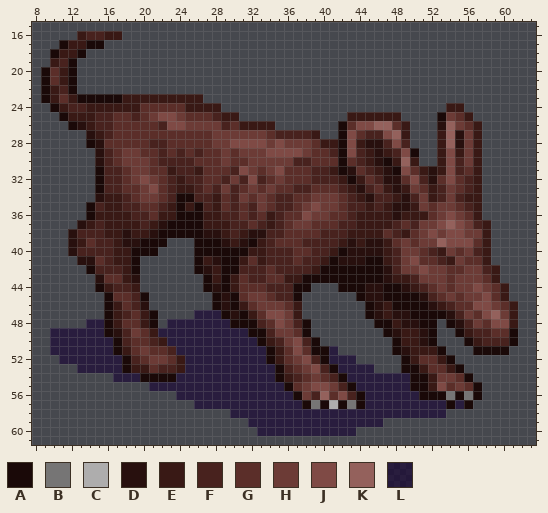
Two states of a sprite sheet, images/units/seth-beast2.png. That is the earlier state.
The file is 72x72 pixels. Colours within 5 levels of each other are drawn and written as one. Shown: x 8..63, y 15..61.
Palette (. is transparent): A #1a0908  B #767575  C #aeadad  D #28100e  E #391915  F #48221e  G #5b2e29  H #6c3b36  J #7f4a45  K #94615c  L #16003499
After:
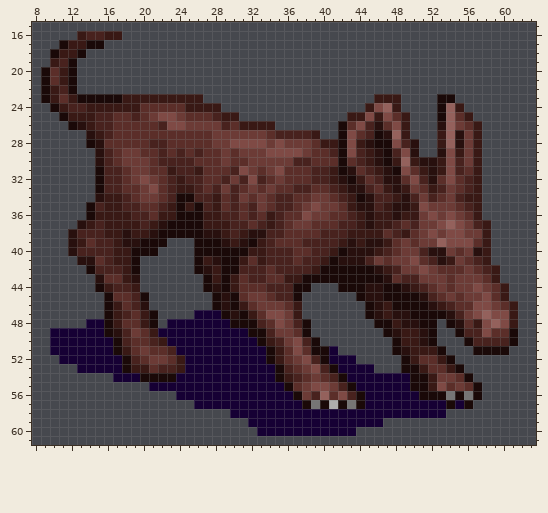
Commit message: minor revisions to DP-Lower_Levels-Seth scenario
Difference:
colour L: #16003499 -> #160034
Changed rows in their new state; - is a pixel that keeps its letter.
first column x 41:
23 -----EEE----AA---
24 ----EJKE----AK---
25 ----J-JGE----K---
26 ----FDGJ---------
27 -----AD----------
28 -----AA--D-------
29 ------A--D--D----
30 ----------DD-----
32 ED---------------
33 FED--------------
34 GFEA-------FG----
35 --EDD-----JH-----
36 ----D-----HJ-----
37 ----D------------
40 -----EFG--FDD---D
41 ----FHGH---FD---F
42 -----DE-----G---G
43 -------GF--------
first column x 56:
47 -JKJJ
48 GEJK-
49 F-J--
50 -F---
Boxes around the changes in both pictures, in picture pixels (x1, y1, x2, y2):
changed: (50, 94, 509, 436)
